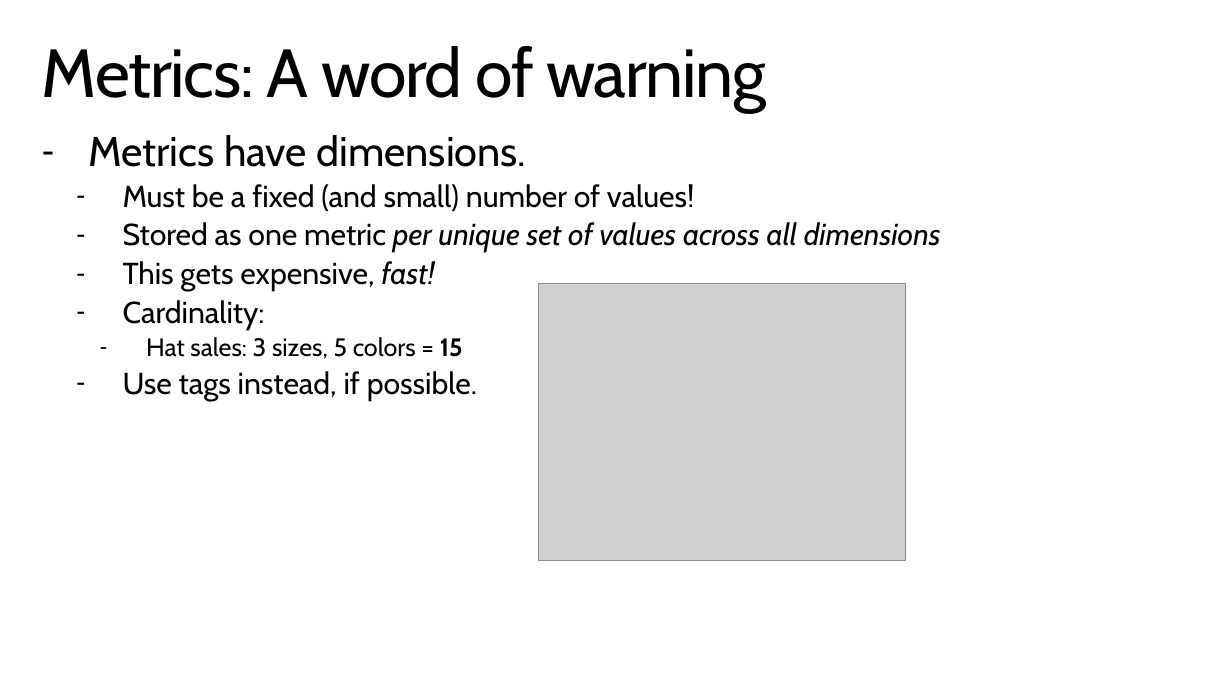
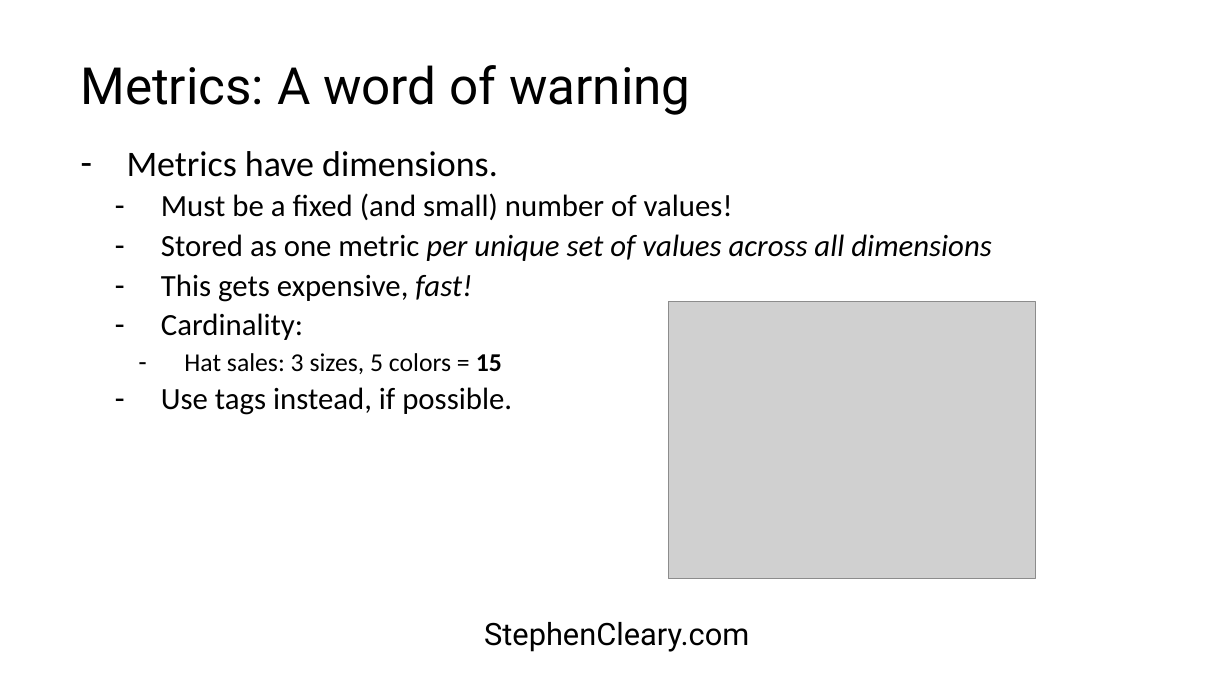
Before and after one commit to StephenCleary/Presentations, a slide deck: slide 25 of Telemetry/Logging Hero.pptx (slide 27 before the commit). Drawn at 1232x693 pixels with LibreOffice and Linux fonts; fonts in the diff are those of the drawing; grey boxes stand for pictures; background and template pictures are left out. Boxes give left, top, right and bottom in pixels: in the first picture for what was removed or moved away, otherwise in the second. Text is boxed around its words. In the diff, an @@ line names an element or a change of style, - is before the commit and + after.

```diff
--- a/Telemetry/Logging Hero.pptx
+++ b/Telemetry/Logging Hero.pptx
@@ title "Metrics: A word of warning": place and size @@
-title "Metrics: A word of warning" at box(42, 46, 766, 113)
+title "Metrics: A word of warning" at box(80, 65, 690, 115)
@@ title "Metrics: A word of warning" at box(80, 65, 690, 115): size 52.9 to 39.9 pt, font Cabin to Roboto, letter spacing -1 to 0 pt; vertical alignment top to middle @@
@@ text "Metrics have dimensions.": place and size @@
-text "Metrics have dimensions." at box(88, 135, 941, 401)
+text "Metrics have dimensions." at box(127, 151, 991, 415)
@@ text "Metrics have dimensions." at box(127, 151, 991, 415): size 32.4 to 28 pt in "Metrics have dimensions."; font Cabin to Calibri; size 23.5 to 24 pt in "Must be a fixed (and small) number ...", "Stored as one metric per unique set ...", "This gets expensive, fast!", "Cardinality:" and 1 more places; size 19.6 to 20 pt in "Hat sales: 3 sizes, 5 colors = ..."; more space between paragraphs @@
@@ picture: place and size @@
-picture at box(538, 283, 905, 560)
+picture at box(668, 301, 1035, 579)
@@ text "StephenCleary.com": place and size @@
-text "StephenCleary.com" at box(0, 629, 1232, 693)
+text "StephenCleary.com" at box(484, 622, 749, 652)
@@ text "StephenCleary.com" at box(484, 622, 749, 652): font Cabin to Roboto, text colour #FFFFFF to #000000 @@
```
Also in this commit, not shown: 33 other slides changed, 3 slides removed, 1 other file.
